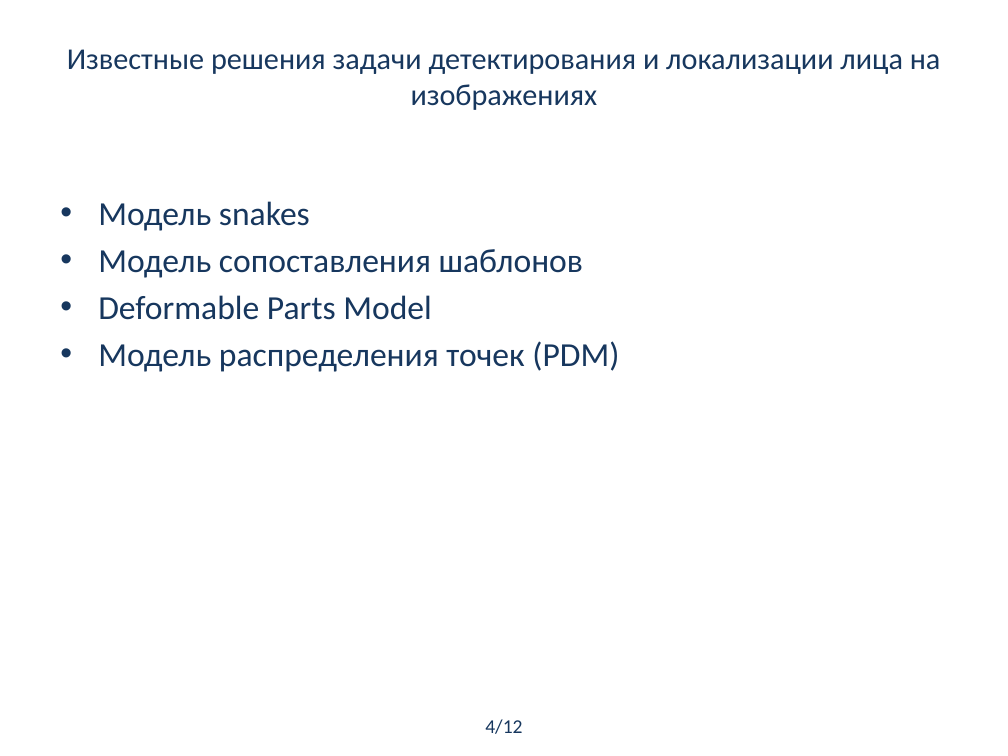
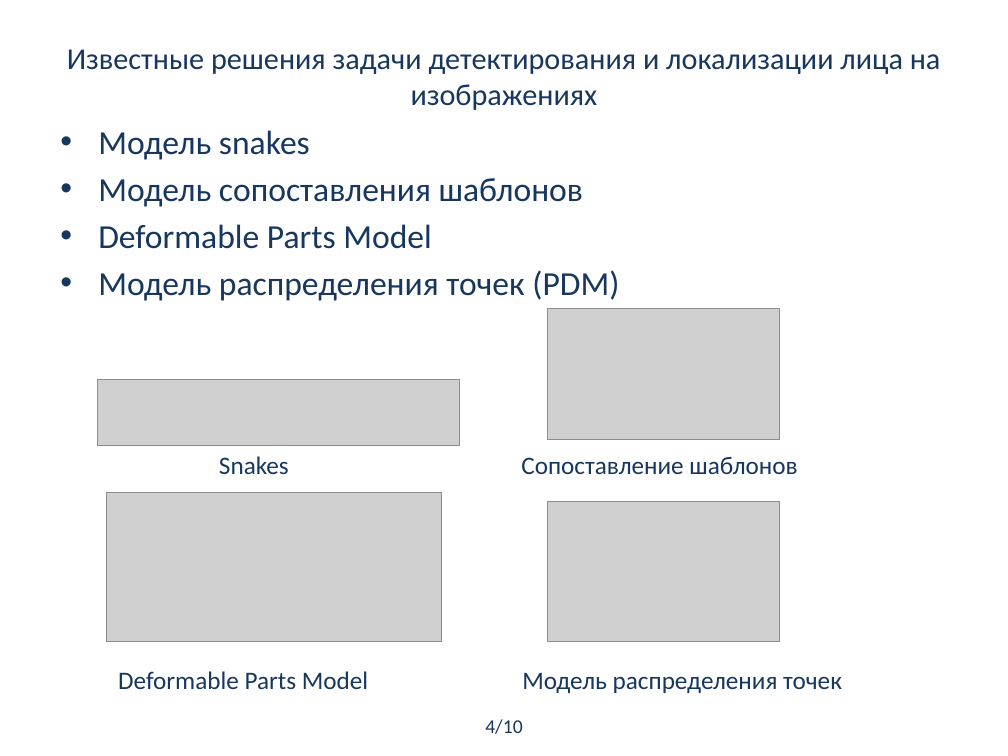
Before and after one commit to alxmcs/CompositePortraitRecognition, a slide deck: slide 4 of docs/reports/презентация.pptx. Drawn at 1008x756 pixels with LibreOffice and Linux fonts; fonts in the diff are those of the drawing; grey boxes stand for pictures. Boxes give left, top, right and bottom in pixels: in the first picture for what was removed or moved away, otherwise in the second. Text is boxed around its words. In the diff, an @@ line names an element or a change of style, - is before the commit and + after.

```diff
--- a/docs/reports/презентация.pptx
+++ b/docs/reports/презентация.pptx
@@ text "Модель snakes": place and size @@
-text "Модель snakes" at box(98, 201, 619, 372)
+text "Модель snakes" at box(98, 130, 619, 301)
@@ picture added at box(548, 308, 780, 439) @@
@@ picture added at box(98, 379, 460, 446) @@
@@ text added at box(219, 456, 797, 474), 18 pt, text #17375E @@
+Snakes Сопоставление шаблонов
@@ picture added at box(106, 492, 442, 642) @@
@@ picture added at box(548, 502, 780, 642) @@
@@ text added at box(118, 671, 842, 693), 18 pt, text #17375E @@
+Deformable Parts Model Модель распределения точек
@@ text at box(485, 719, 522, 734): text changed @@
-4/12
+4/10
```
Also in this commit, not shown: 6 other slides changed, 1 other file.
